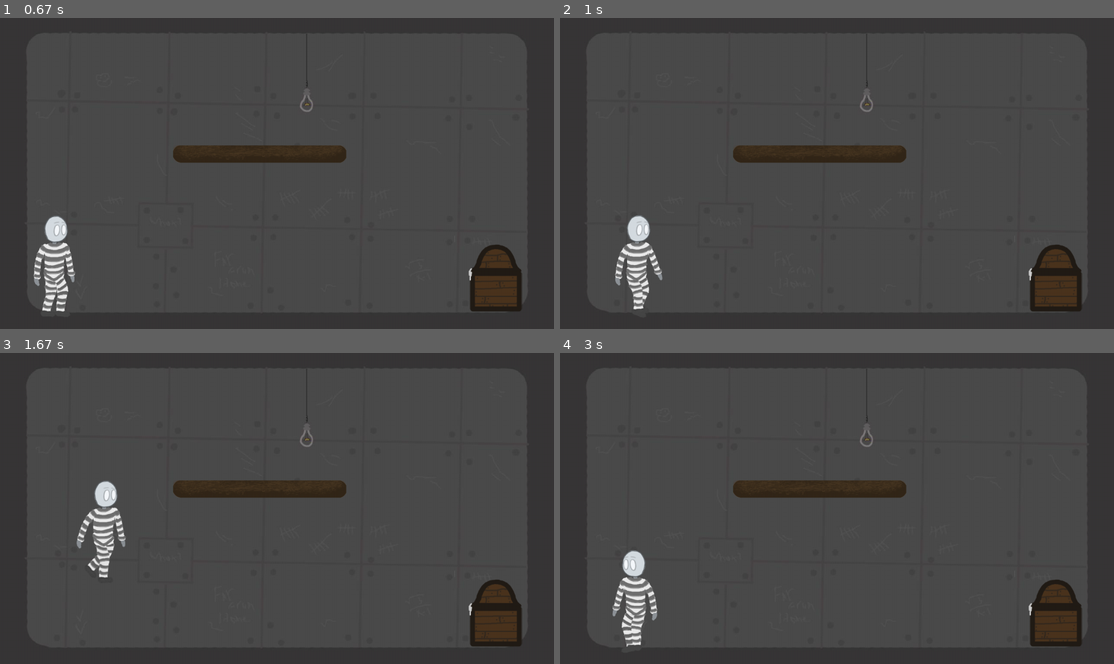
Above: before the commit, frames 1-4 (two rows, left to right).
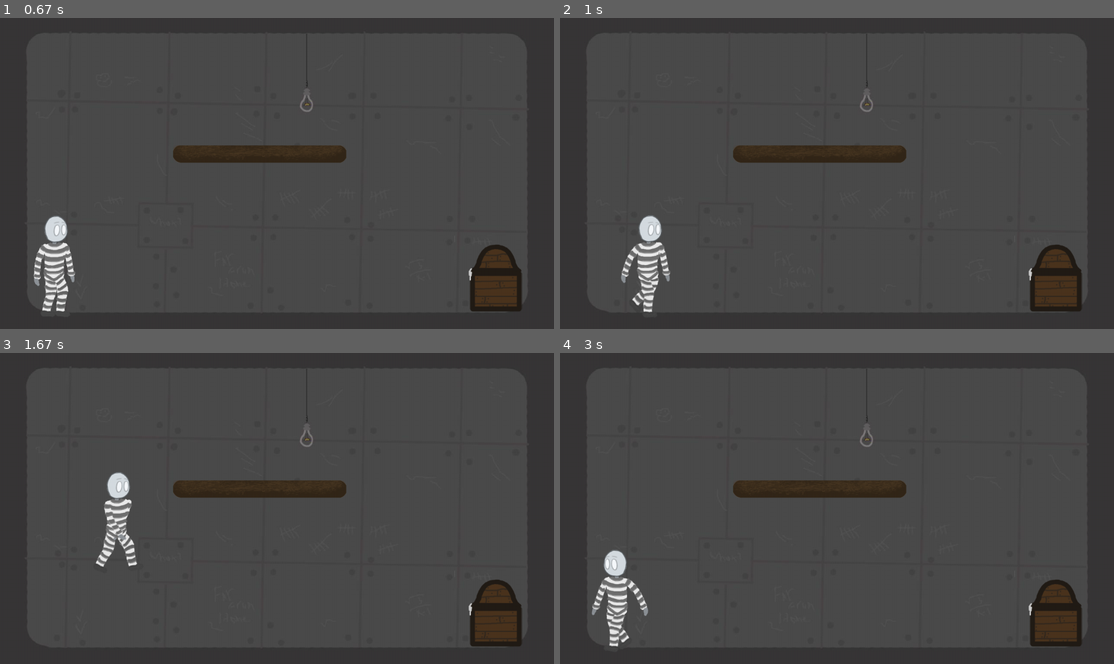
Above: after the commit, the same moments.

Repository: v-like-engine/the-cage-of-mage-pygame
Game: pygame game, started from start_game.py
The game is run twice, just before and just after one commit, with the same random seed, the same clock (stepped at 60 frames per second) and the same inputs.
Inputs (mouse positions are in pixels of both pictures, inside the frame that each line leads up to):
- Up to frame 1 (0.67 s): click (454, 195) at 0.38 s
- Up to frame 2 (1 s): hold Right from 0.67 s (still down); move the mouse to (814, 185) at 0.7 s
- Up to frame 3 (1.67 s): release Right at 1.13 s; hold Up 1.17-1.47 s; hold Right from 1.5 s (still down)
- Up to frame 4 (3 s): release Right at 1.97 s; hold Left 2-2.53 s; hold Left 2.57-2.97 s

Frame 1 is identical in both runs. In frame 2, 1.7% of the frame differs, in the area x 9-20%, y 63-95%; in frame 3, 1.6%; in frame 4, 2.1%, in the area x 5-18%, y 63-95%.

Commit message:
Augment mage movements` smoothness and speed

Diff:
--- a/hero_classes.py
+++ b/hero_classes.py
@@ -46,7 +46,7 @@
         self.current_horisontal_velocity = self.walk_velocity
         self.vertical_velocity = vert_v / fps
         self.run_velocity = run_v / fps
-        self.g = 0.3
+        self.g = 0.2
         self.in_jump = False
         self.platforms = platforms
         if box_group:
@@ -59,7 +59,6 @@
         self.change_coords(2, dno)
         if not pygame.sprite.spritecollideany(self, borders[0]) and self.in_jump:
             self.movement_coefficients = self.movement_coefficients[0], self.movement_coefficients[1] + self.g
-            print(self.movement_coefficients)
         else:
             self.movement_coefficients = self.movement_coefficients[0], 0
             self.in_jump = False
--- a/level2.py
+++ b/level2.py
@@ -38,6 +38,7 @@
             self.platforms.draw(self.screen)
 
             self.check_movement()
+            self.check_movement()
             self.chest_group.update()
             self.platforms.update()
 
--- a/level_mask.py
+++ b/level_mask.py
@@ -26,7 +26,7 @@
         border_right = Border(32, 720, 1248, 0)
         border_left.add(self.borders)
         border_right.add(self.borders)
-        self.mage = Mage(50, 456, 360, 480, 240, self.FPS, self.platforms)
+        self.mage = Mage(50, 456, 240, 360, 180, self.FPS, self.platforms)
         self.mage.add(self.all_sprites)
         self.mage.add(self.mage_group)
 
--- a/new_training.py
+++ b/new_training.py
@@ -35,6 +35,7 @@
             self.mage_group.draw(self.screen)
 
             self.check_movement()
+            self.check_movement()
             self.chest_group.update()
             self.chair_group.update()
 
